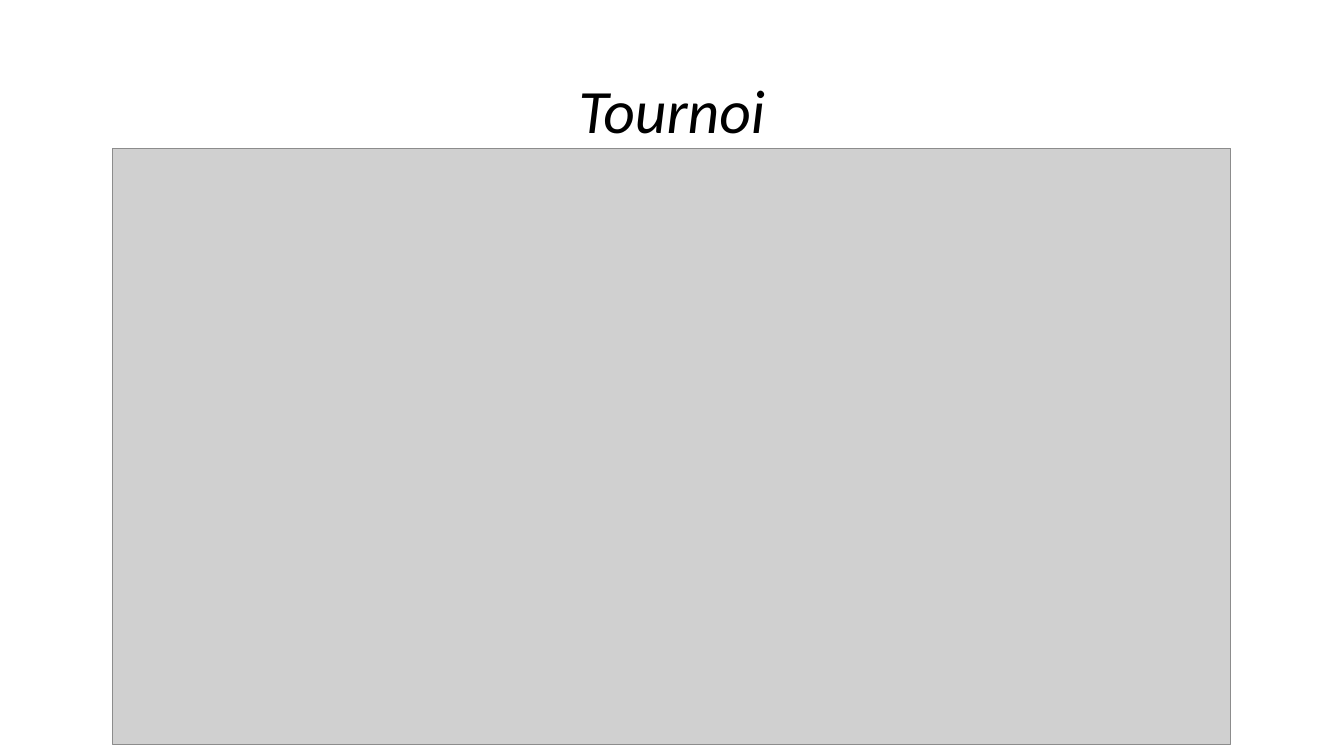
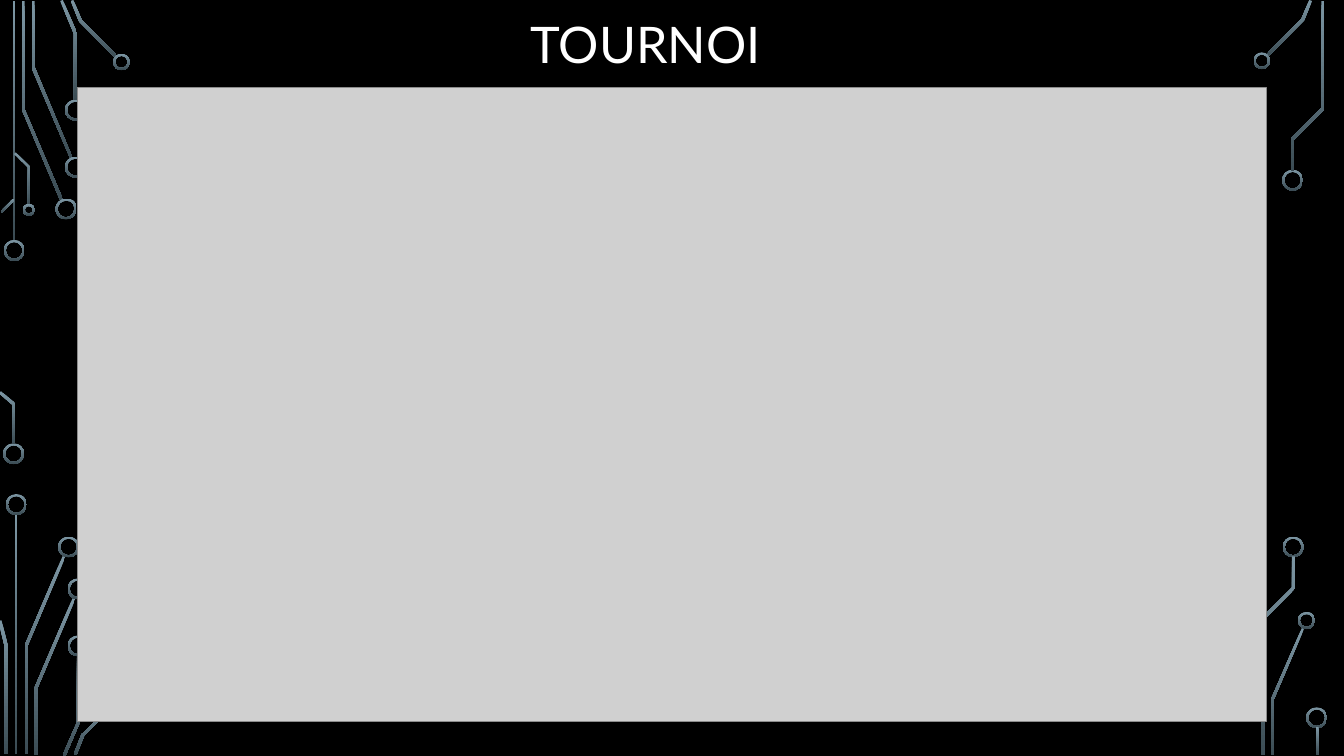
Before and after one commit to NicolasDouvrin/Projet100H, a slide deck: slide 9 of Oral projet100h.pptx (slide 8 before the commit). Drawn at 1344x756 pixels with LibreOffice and Linux fonts; fonts in the diff are those of the drawing; grey boxes stand for pictures; background and template pictures are left out. Boxes give left, top, right and bottom in pixels: in the first picture for what was removed or moved away, otherwise in the second. Text is boxed around its words. In the diff, an @@ line names an element or a change of style, - is before the commit and + after.

```diff
--- a/Oral projet100h.pptx
+++ b/Oral projet100h.pptx
@@ background #FFFFFF to picture (left out) @@
@@ title at <box>531,26,761,64</box>: text changed; size 44 to 36 pt; font Calibri to Lato; text colour #000000 to #FFFFFF; italic off @@
-Tournoi
+TOURNOI
@@ picture: place and size @@
-picture at <box>113,148,1231,745</box>
+picture at <box>78,88,1266,722</box>
@@ group added at <box>0,0,1328,756</box>: 32 freeform shapes, 3 rectangles @@
```
Also in this commit, not shown: 10 other slides changed, 2 slides added, 1 slide removed, 1 other file.
